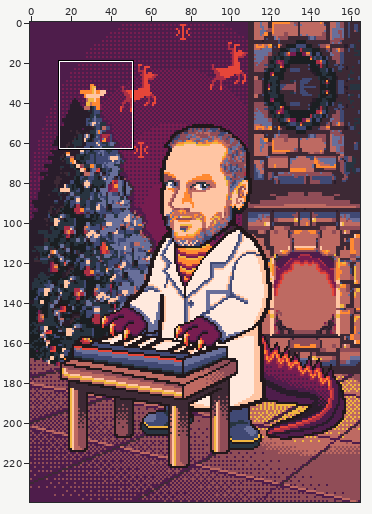
A pixel-art file gets an edit: 25/SW/src/assets/main.aseprite. The first picture is a wide view before the edit; the outline marks the close-up.
Close-up. Before the edit:
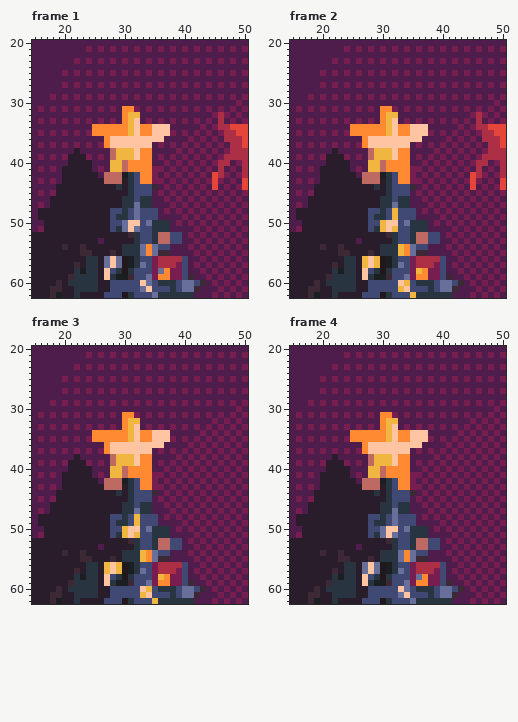
165x240 pixels, 12 frames. Shown: frame 1: x 15..50, y 20..62; frame 2: x 15..50, y 20..62; frame 3: x 15..50, y 20..62; frame 4: x 15..50, y 20..62. The commit also changed other frames or places, which this record leaves out.
Now the later version:
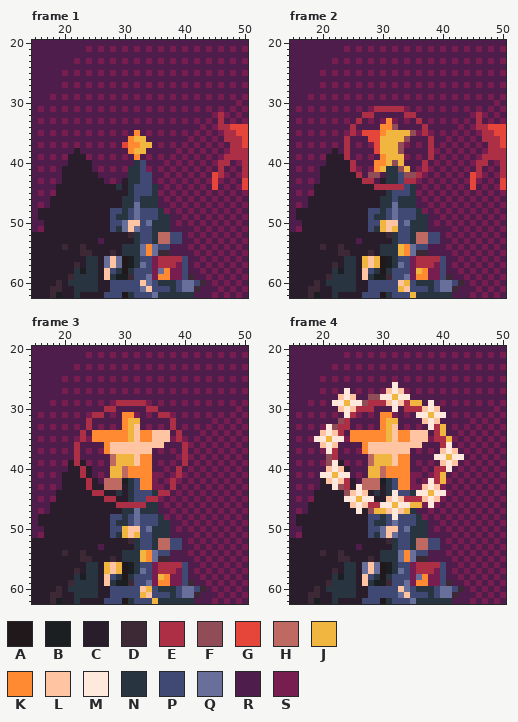
Palette (. is transparent): A #21181b  B #1b1f22  C #291d2b  D #3d2935  E #ac2f45  F #904d57  G #e64639  H #be6a62  J #f1b640  K #ff8a32  L #ffc5a3  M #ffe9dd  N #283440  P #404974  Q #686f9a  R #4e1d4b  S #771d50
Commit message: Final animations on footer star, and tree star.
Diff:
layer "background/tree_star" added
Changed rows in their new state; - is an unchanged pixel.
Frame 1, layers "background/tree_star", "background/tree":
first column x 25:
31 -----SR------
32 -----RRR-----
33 -----SRS-----
34 RRRRRRRRRRRRR
35 RSRSRSRKRSRSR
36 --RRRRKJJRRR-
37 --RSRGKKJJ---
38 ---RRRKJJR---
39 ---SRSRKRS---
40 ---RRRRNPR---
41 ---SRSNNPSR--
42 --RRRR-NPPR--
43 --RSR--NPPR--
44 ----------N--
45 ----------N--
46 ----------N--
47 ----------N--
48 -----------N-
49 -----------NN
Frame 2, layers "background/tree_star", "background/tree":
first column x 24:
31 -----EEEEE-----
32 ---EE-RRR-EE---
33 --E---SKS---E--
34 -ERRRR-KFRRRRE-
35 -ESGGG--JJJFSE-
36 E--RGGJJJJFRR-E
37 E--RSGJJJFS---E
38 E---RG--JFR---E
39 E---SRK-JJS---E
40 -E--RKKJFJR--E-
41 -E--SKJNNFJR-E-
42 --ERFFR-NPFFE--
43 ---EER--NPEE---
44 -----EEEEE-N---
45 -----------N---
46 -----------N---
47 -----------N---
48 --------Q---N--
49 --------Q---NN-
Frame 3, layers "background/tree_star", "background/tree":
first column x 22:
29 -------EEEEE-------
30 -----EE-----EE-----
31 ---EE---------EE---
32 --E-------------E--
33 --E-------------E--
34 -E---------------E-
35 -E---------------E-
36 E-----------------E
37 E-----------------E
38 E-----------------E
39 E-----------------E
40 -E---------------E-
41 -E---------------E-
42 --E-------------E--
43 --E-------------E--
44 ---EE--------NEE---
45 -----EE-----EE-----
46 -------EEEEE-N-----
47 -------------N-----
48 ----------Q---N----
49 ----------Q---NN---
Frame 4, layers "background/tree_star", "background/tree":
first column x 19:
26 -------------M-----------
27 -----M------LML----------
28 ----LML--FFMMJMM---------
29 ---MMJMMFEEELMLEJJ-M-----
30 ----LMLEEE---M-EEELML----
31 -----ME----------MMJMM---
32 ----FE------------LML----
33 --MFEE-------------MEJ---
34 -LMLE---------------EJ---
35 MMJMM---------------EEJ--
36 -LML-----------------EM--
37 --ME-----------------LML-
38 --FE----------------MMJMM
39 --FM-----------------LML-
40 --LML---------------EEM--
41 -MMJMM--------------EJ---
42 --LMLE-------------MEJ---
43 ---MFE-M----------LML----
44 -----FLML----M--NMMJMM---
45 -----MMJMM--LMLEEELML----
46 ------LMLEEMMJMMJJ-M-----
47 -------M-FJJLMLJN--------
48 -------------M---N-------
49 -----------------NN------
Changed places in both close-ups, as pixel boxes (x1, y1, x2, y2):
changed: (92, 106, 170, 220)
changed: (344, 106, 434, 220)
changed: (74, 400, 188, 526)
changed: (314, 382, 464, 526)
